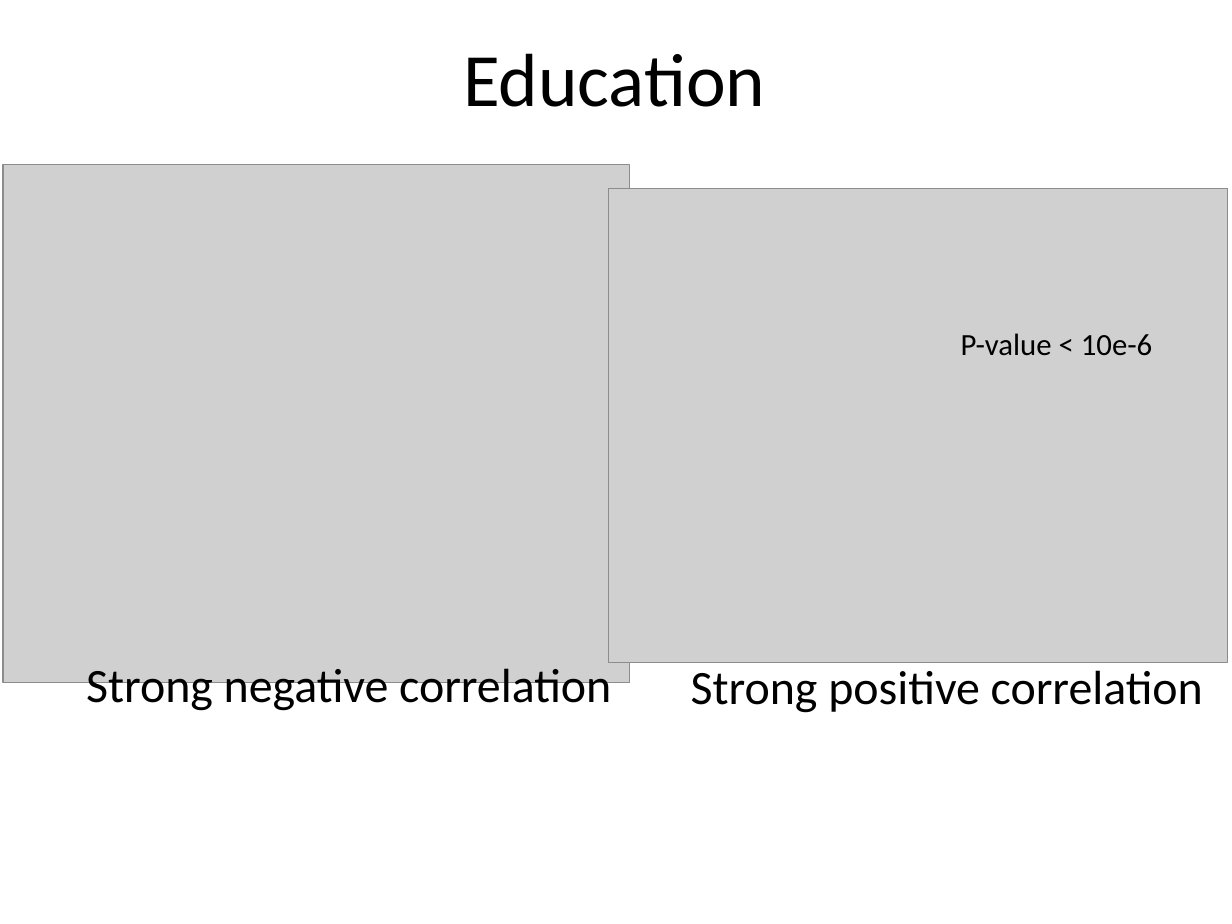
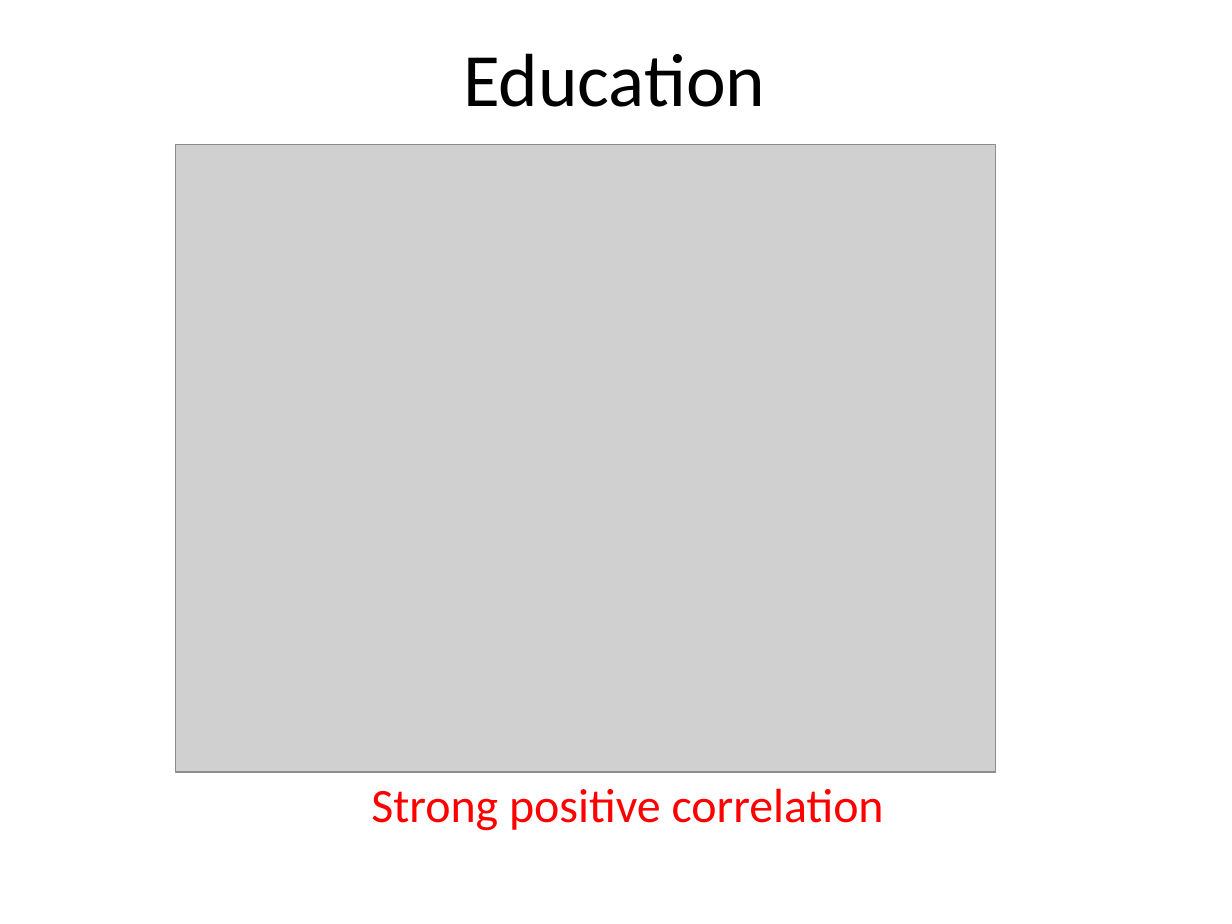
Before and after one commit to JeremyMcCormick/DAT_SF_14, a slide deck: slide 18 of myproject/Murder.pptx (slide 13 before the commit). Drawn at 1232x924 pixels with LibreOffice and Linux fonts; fonts in the diff are those of the drawing; grey boxes stand for pictures. Boxes give left, top, right and bottom in pixels: in the first picture for what was removed or moved away, otherwise in the second. Text is boxed around its words. In the diff, an @@ line names an element or a change of style, - is before the commit and + after.

```diff
--- a/myproject/Murder.pptx
+++ b/myproject/Murder.pptx
@@ picture added at [176,144,995,772] @@
@@ picture removed at [2,165,630,683] @@
@@ picture removed at [609,188,1227,663] @@
@@ text removed at [961,333,1152,356] @@
-P-value < 10e-6
@@ text removed at [86,662,611,714] @@
-Strong negative correlation
@@ text "Strong positive correlation": place and size @@
-text "Strong positive correlation" at [691,670,1203,713]
+text "Strong positive correlation" at [371,788,884,831]
@@ text "Strong positive correlation" at [371,788,884,831]: text colour #000000 to #FF0000 @@
```
Also in this commit, not shown: 10 other slides changed, 16 slides added, 4 slides removed, 3 other files.
